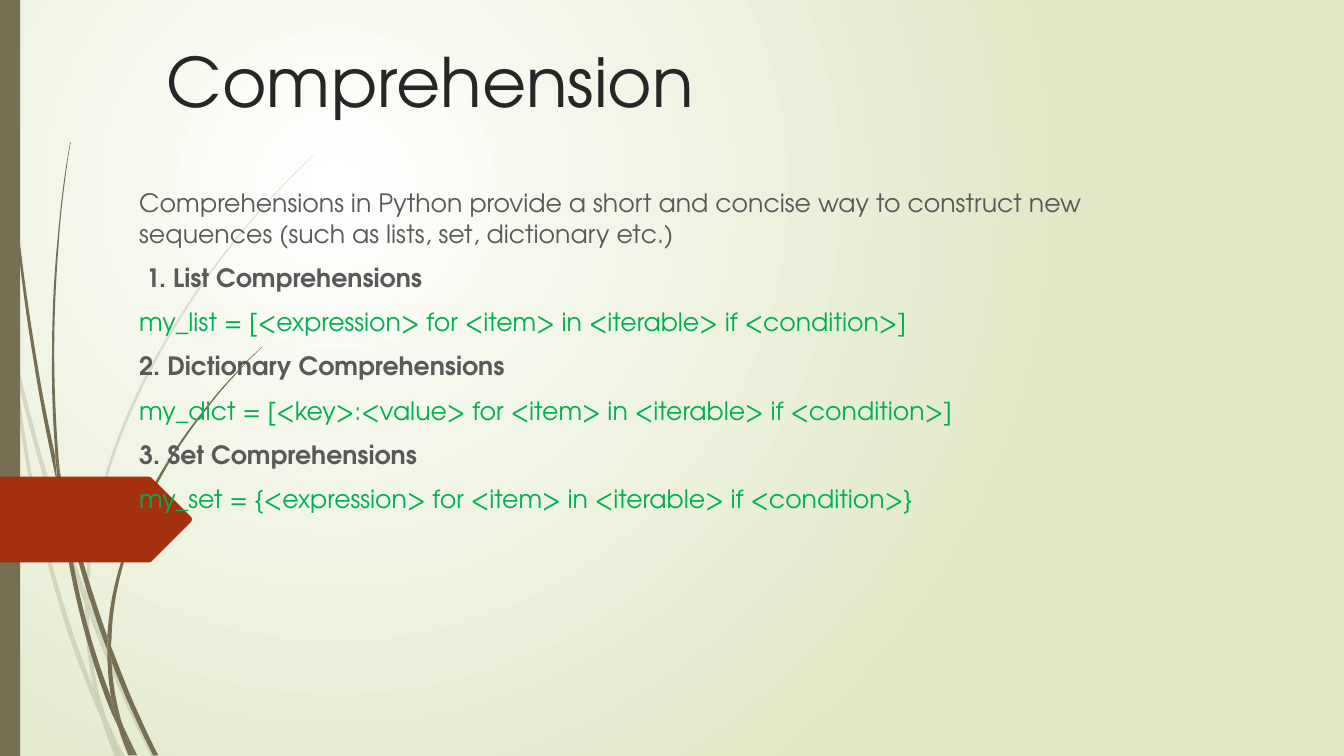
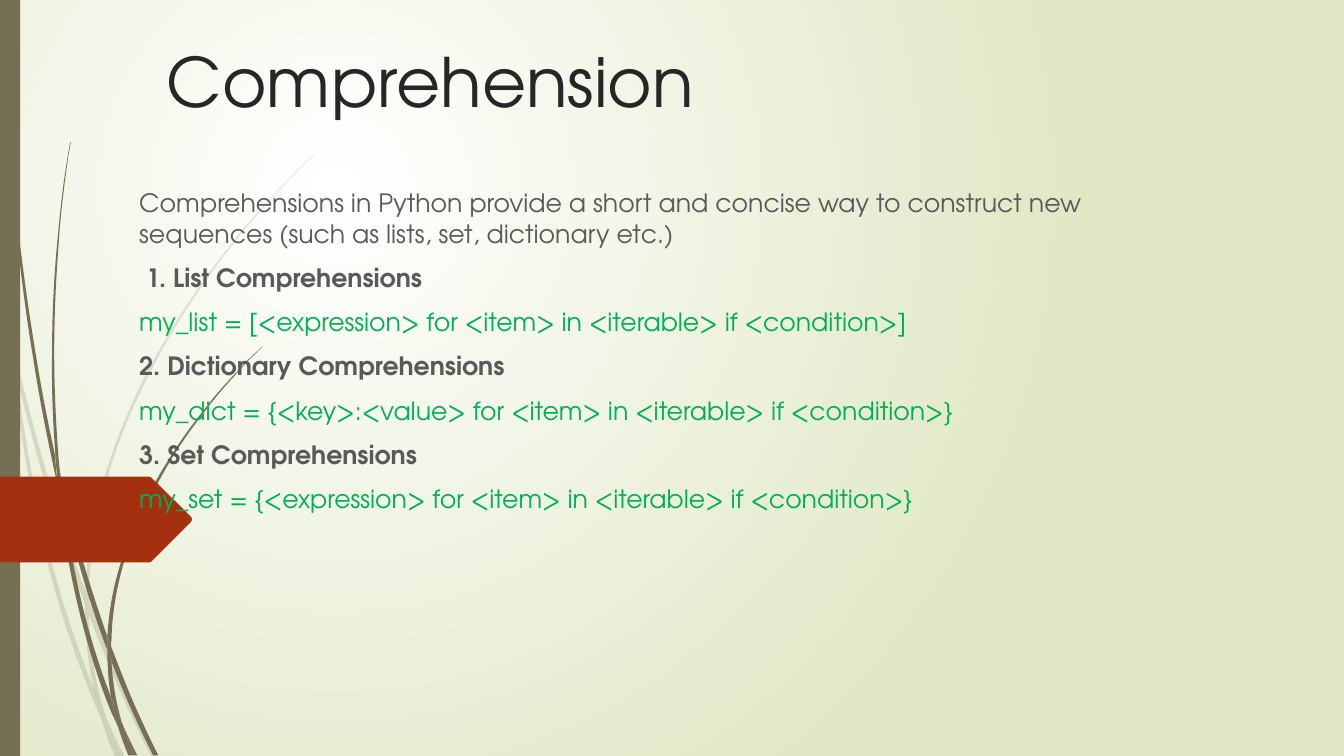
Before and after one commit to tauovir/Materials, a slide deck: slide 2 of Python Session/Python_20_may.pptx. Drawn at 1344x756 pixels with LibreOffice and Linux fonts; fonts in the diff are those of the drawing. Boxes give left, top, right and bottom in pixels: in the first picture for what was removed or moved away, otherwise in the second. Text is boxed around its words. In the diff, an @@ line names an element or a change of style, - is before the commit and + after.

```diff
--- a/Python Session/Python_20_may.pptx
+++ b/Python Session/Python_20_may.pptx
@@ subtitle at <box>139,394,953,432</box>: text changed @@
-my_dict = [<key>:<value> for <item> in <iterable> if <condition>]
+my_dict = {<key>:<value> for <item> in <iterable> if <condition>}
```
Also in this commit, not shown: 4 other files.
